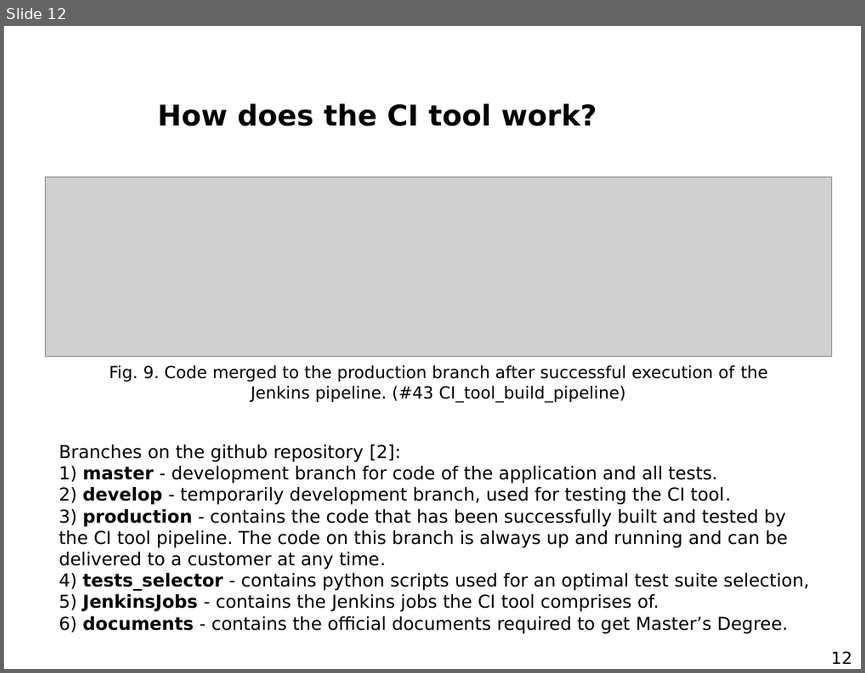
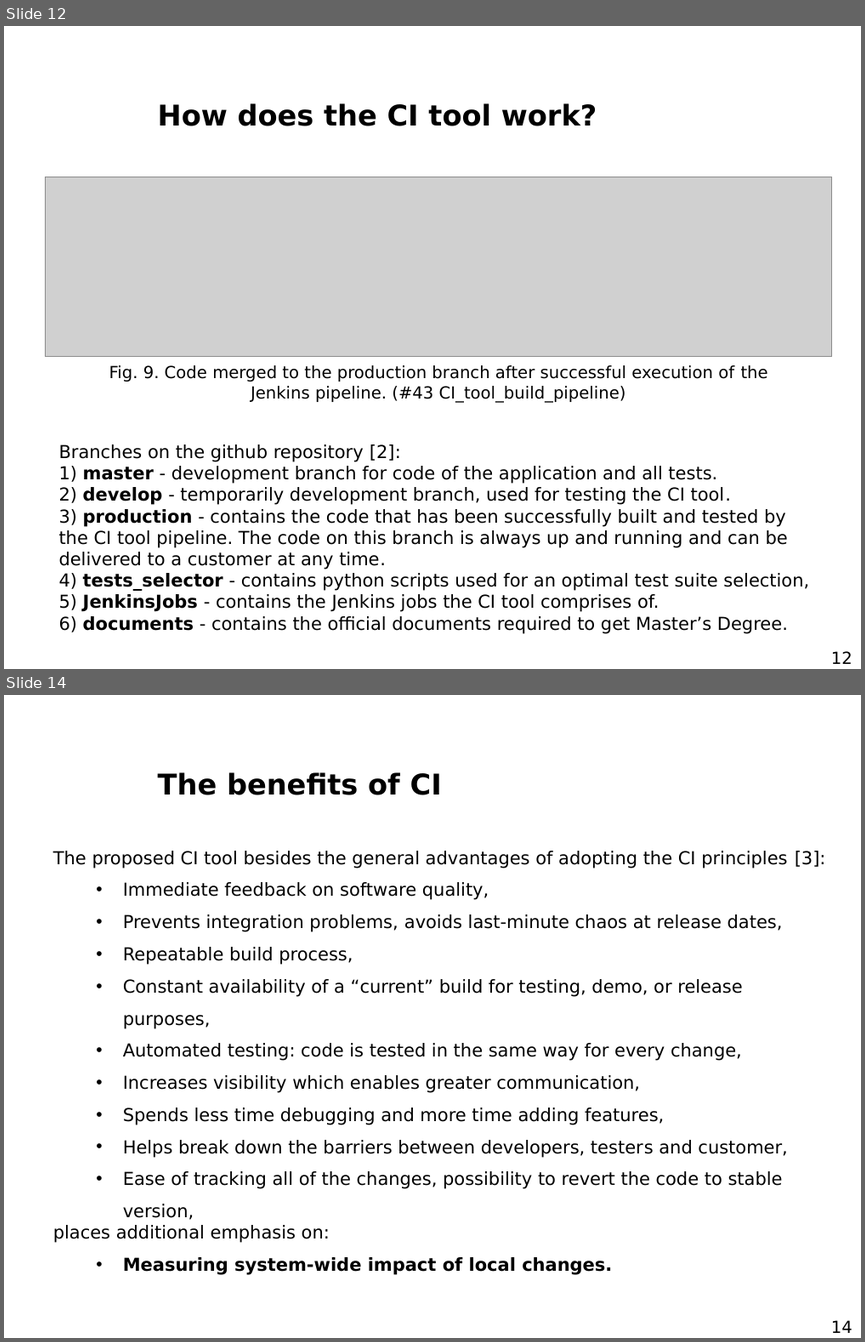
Before and after one commit to AndSze/CI_tool_for_an_optimal_test_suite_selection, a slide deck: Andrzej_Szewczyk_Prezentacja_Seminarium_Dyplomowe.pptx. Shown one above the other, each under a label of ours: slide 12 before the commit, slides 12 and 14 after it; the slides between them are not shown. The pictures are 865x673 and 865x1342 pixels, drawn with LibreOffice and Linux fonts; fonts in the diff are those of the drawing; grey boxes stand for pictures; background and template pictures are left out. Boxes give left, top, right and bottom in pixels: in the first picture for what was removed or moved away, otherwise in the second. Text is boxed around its words. In the diff, an @@ line names an element or a change of style, - is before the commit and + after.

Commit message:
Final version of the presentation about the CI tool

```diff
--- a/Andrzej_Szewczyk_Prezentacja_Seminarium_Dyplomowe.pptx
+++ b/Andrzej_Szewczyk_Prezentacja_Seminarium_Dyplomowe.pptx
@@ slide 14 added at (x1=4, y1=695, x2=861, y2=1338), background picture (left out) @@
@@ title added at (x1=158, y1=772, x2=442, y2=795), 24 pt, text #000000, bold @@
+The benefits of CI
@@ text added at (x1=53, y1=851, x2=826, y2=1275), 15 pt, text #000000 @@
+The proposed CI tool besides the general advantages of adopting the CI principles [3]:
+  • Immediate feedback on software quality,
+  • Prevents integration problems, avoids last-minute chaos at release dates,
+  • Repeatable build process,
+  • Constant availability of a “current” build for testing, demo, or release purposes,
+  • Automated testing: code is tested in the same way for every change,
+  • Increases visibility which enables greater communication,
+  • Spends less time debugging and more time adding features,
+  • Helps break down the barriers between developers, testers and customer,
+  • Ease of tracking all of the changes, possibility to revert the code to stable version,
+places additional emphasis on:
+  • Measuring system-wide impact of local changes.
@@ page number added at (x1=831, y1=1320, x2=852, y2=1333), 14 pt, text #000000 @@
+14
```
Also in this commit, not shown: 4 slides changed, 4 other slides added, 1 slide removed.
